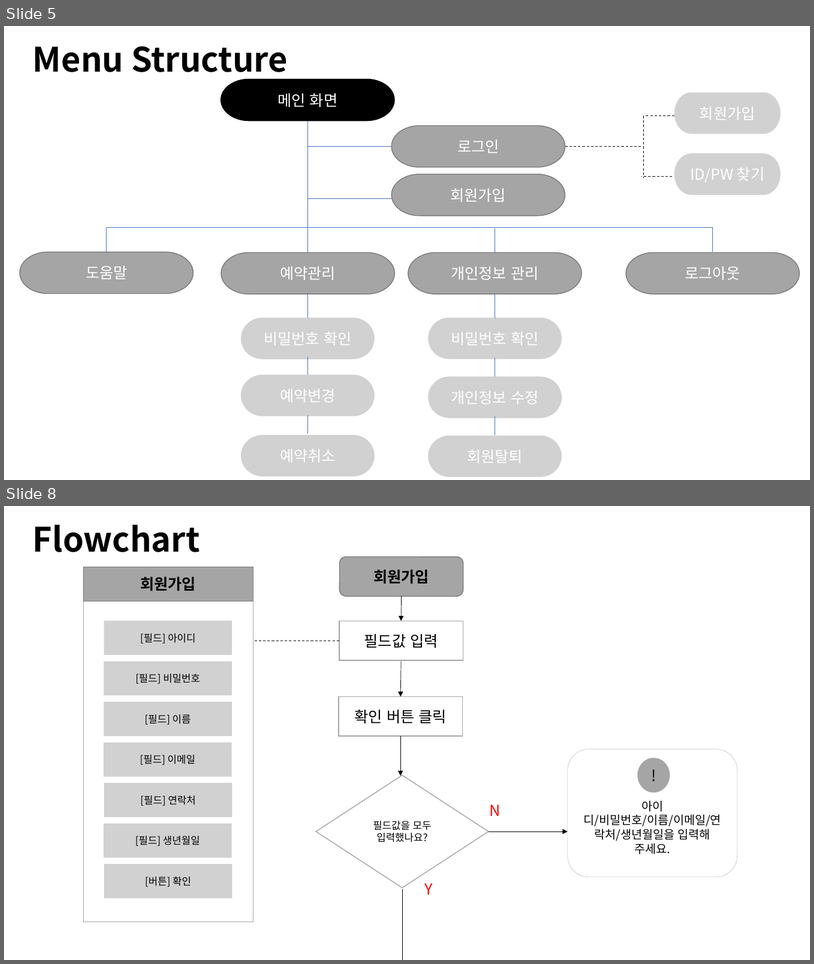
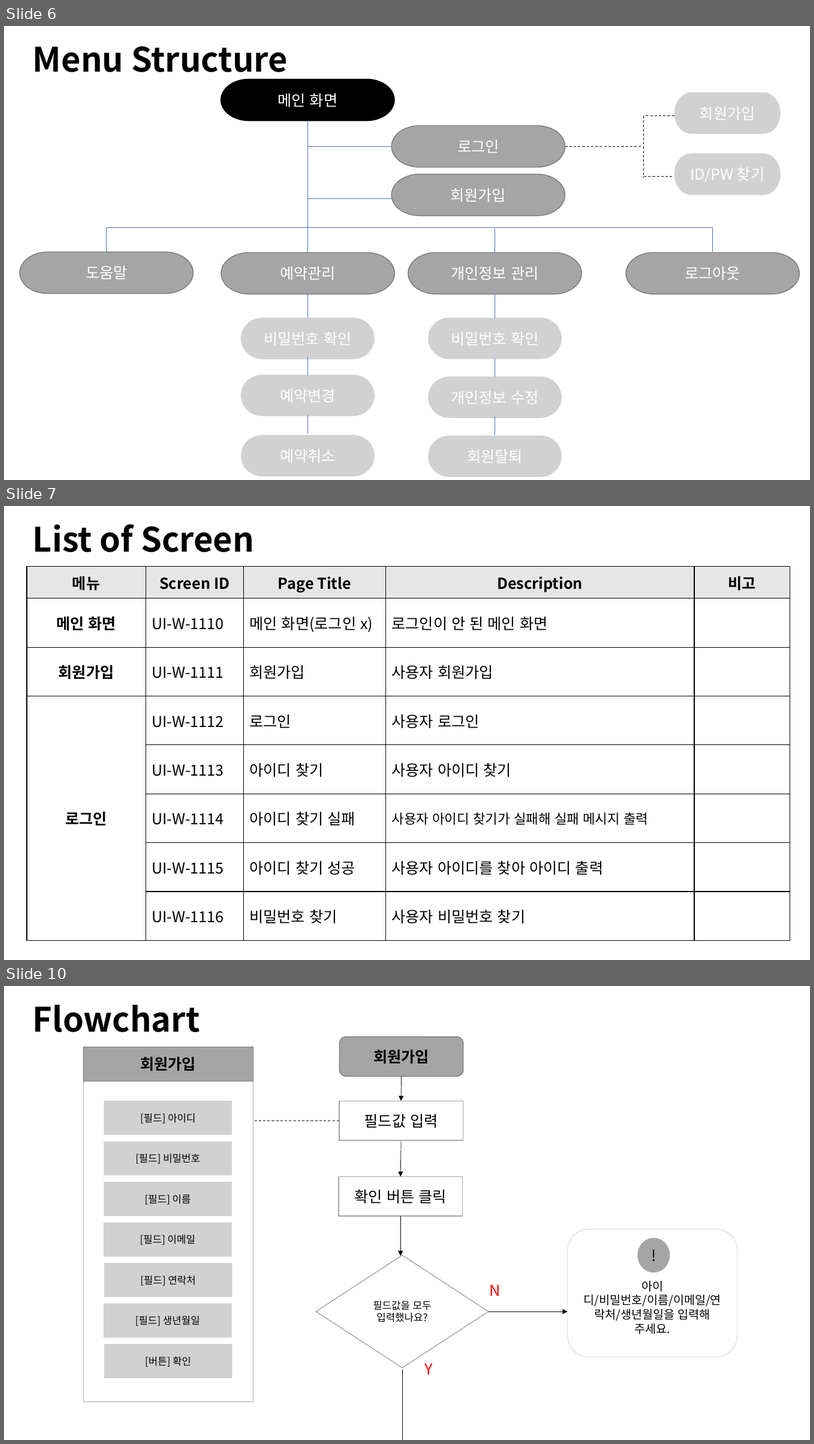
Before and after one commit to Shimcoding/AnywhereBnb, a slide deck: 제주관광비앤비_프로젝트.pptx. Shown one above the other, each under a label of ours: slides 5 and 8 before the commit, slides 6, 7 and 10 after it; the slides between them are not shown. The pictures are 814x964 and 814x1444 pixels, drawn with LibreOffice and Linux fonts; fonts in the diff are those of the drawing. Boxes give left, top, right and bottom in pixels: in the first picture for what was removed or moved away, otherwise in the second. Text is boxed around its words. In the diff, an @@ line names an element or a change of style, - is before the commit and + after.

```diff
--- a/제주관광비앤비_프로젝트.pptx
+++ b/제주관광비앤비_프로젝트.pptx
@@ slide 7 added at box(4, 506, 810, 960), background #FFFFFF @@
@@ text added at box(33, 524, 254, 552), 40 pt, text #000000, bold @@
+List of Screen
@@ table added at box(27, 567, 791, 940), 8 rows, 5 columns @@
+메뉴 | Screen ID | Page Title | Description | 비고
+메인 화면 | UI-W-1110 | 메인 화면(로그인 x) | 로그인이 안 된 메인 화면 | 
+회원가입 | UI-W-1111 | 회원가입 | 사용자 회원가입 | 
+로그인 | UI-W-1112 | 로그인 | 사용자 로그인 | 
+ | UI-W-1113 | 아이디 찾기 | 사용자 아이디 찾기 | 
+ | UI-W-1114 | 아이디 찾기 실패 | 사용자 아이디 찾기가 실패해 실패 메시지 출력 | 
+ | UI-W-1115 | 아이디 찾기 성공 | 사용자 아이디를 찾아 아이디 출력 | 
+ | UI-W-1116 | 비밀번호 찾기 | 사용자 비밀번호 찾기 | 
@@ what was slide 5 is now slide 6 @@
@@ what was slide 8 is now slide 10 @@
```
Also in this commit, not shown: 15 slides changed, 7 other slides added, 3 other files.
